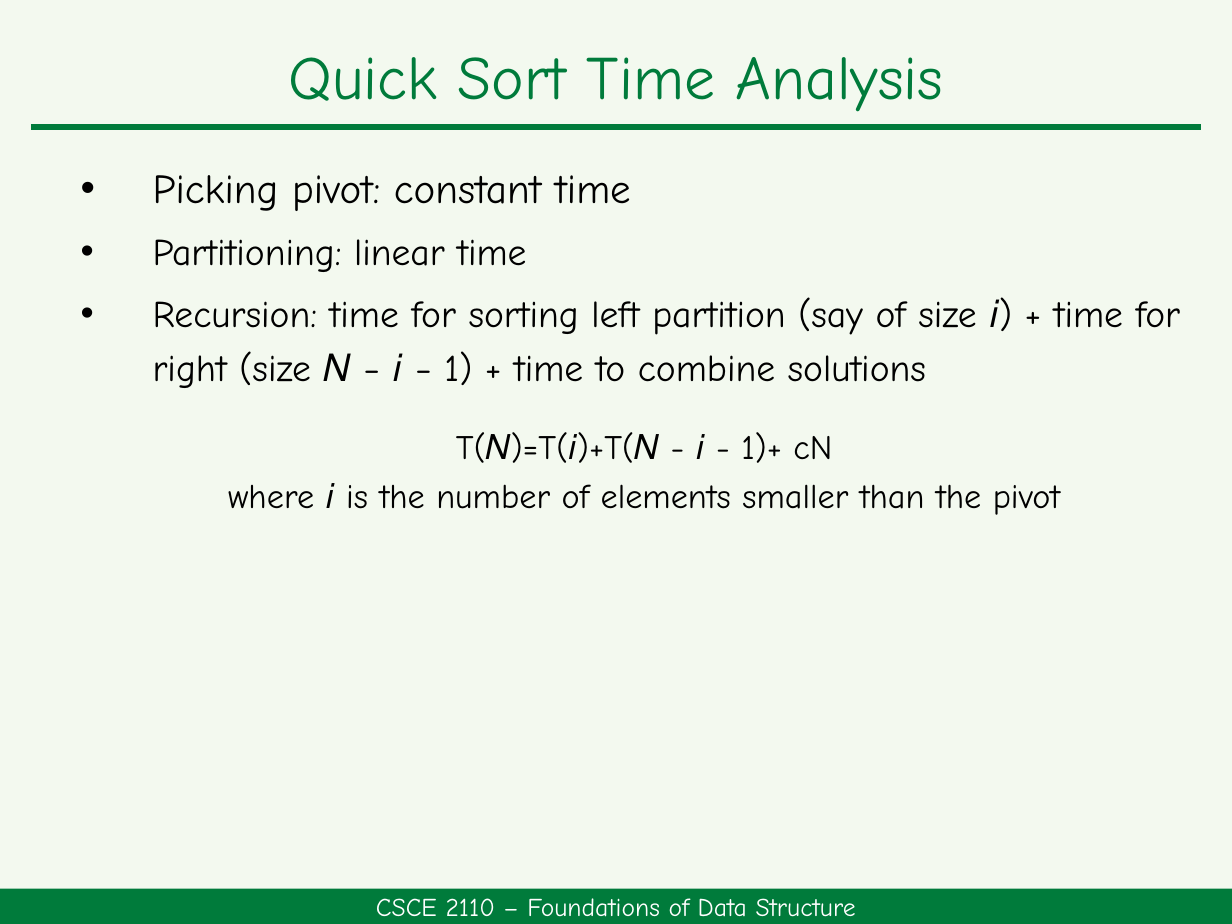
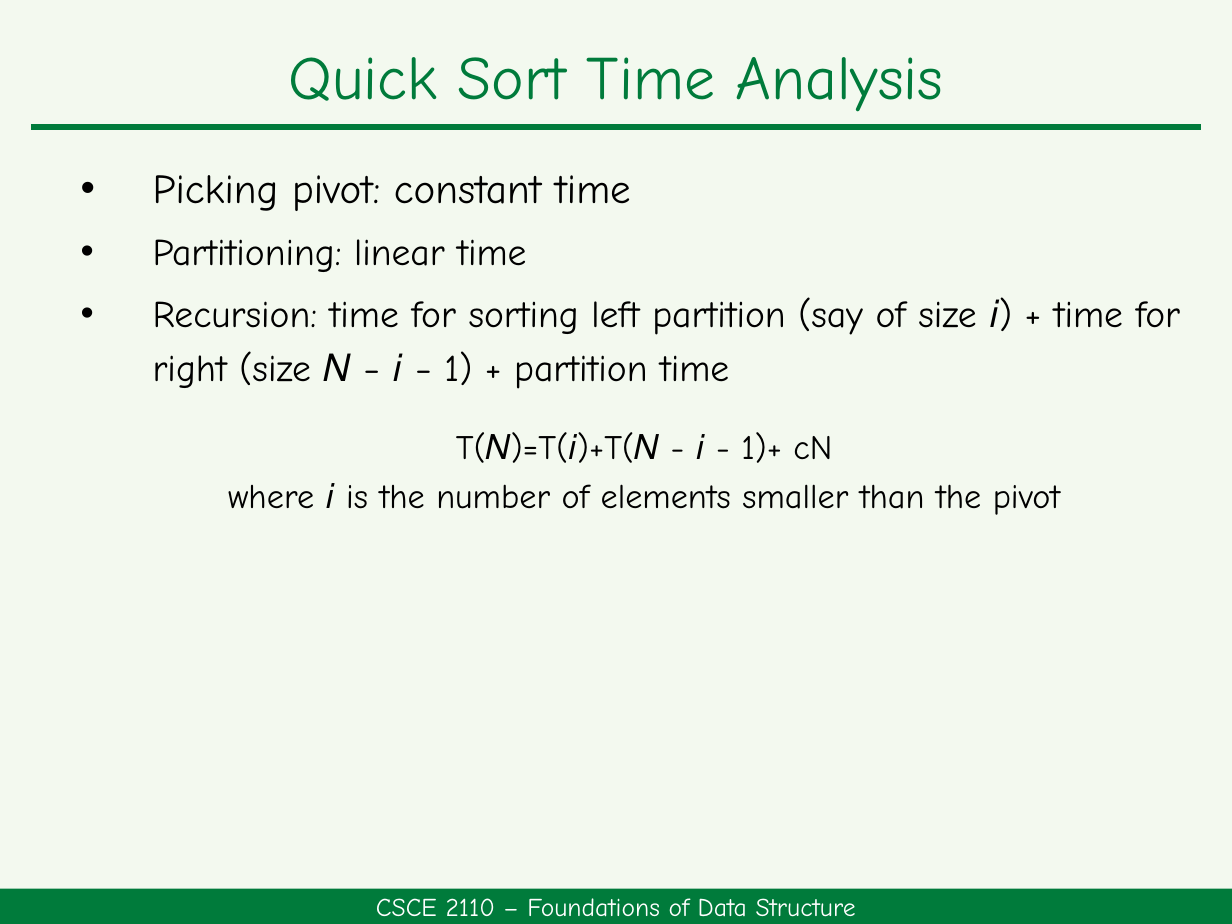
Before and after one commit to HengFan2010/hengfan2010.github.io, a slide deck: slide 41 of teaching/25F-2110/slides/2110-topic 9-Sorting.pptx. Drawn at 1232x924 pixels with LibreOffice and Linux fonts; fonts in the diff are those of the drawing. Boxes give left, top, right and bottom in pixels: in the first picture for what was removed or moved away, otherwise in the second. Text is boxed around its words. In the diff, an @@ line names an element or a change of style, - is before the commit and + after.

```diff
--- a/teaching/25F-2110/slides/2110-topic 9-Sorting.pptx
+++ b/teaching/25F-2110/slides/2110-topic 9-Sorting.pptx
@@ text at <box>153,297,1181,389</box>: text changed @@
-• Recursion: time for sorting left partition (say of size 𝑖) + time for right (size 𝑁 − 𝑖 − 1) + time to combine solutions
+• Recursion: time for sorting left partition (say of size 𝑖) + time for right (size 𝑁 − 𝑖 − 1) + partition time
```
Also in this commit, not shown: 3 other slides changed, 5 other files.
